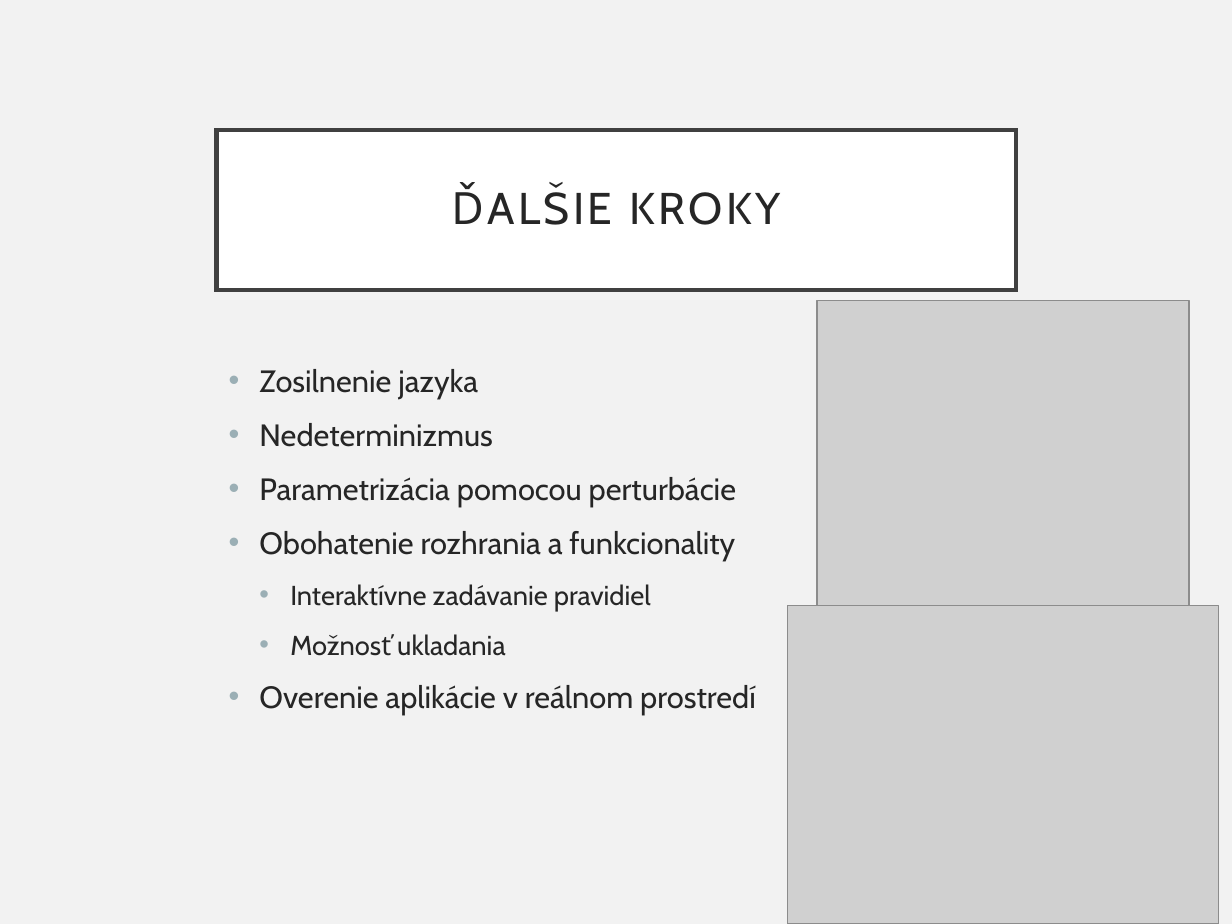
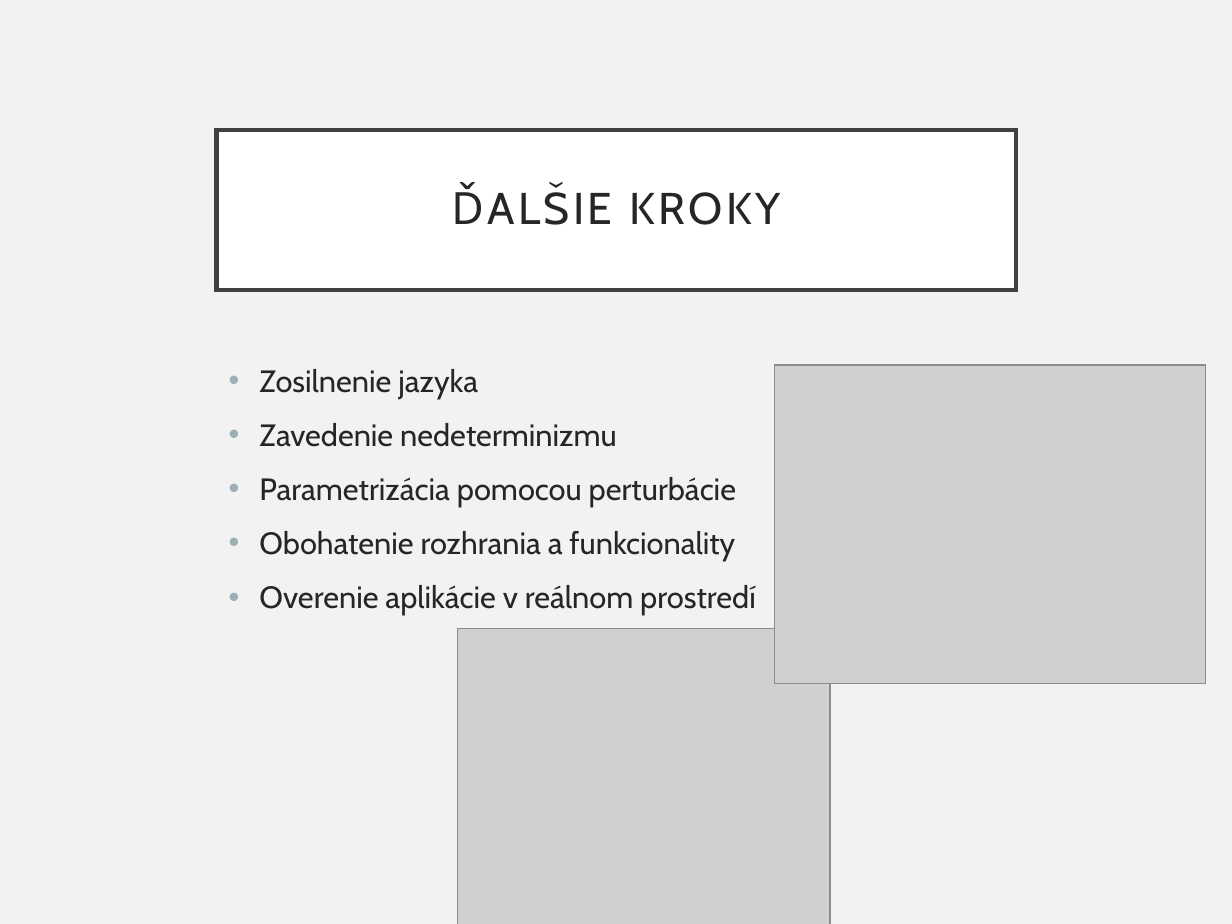
Before and after one commit to NorbertJu/diploma-thesis, a slide deck: slide 7 of literature/L-Sys-Lab_pokrok.pptx. Drawn at 1232x924 pixels with LibreOffice and Linux fonts; fonts in the diff are those of the drawing; grey boxes stand for pictures. Boxes give left, top, right and bottom in pixels: in the first picture for what was removed or moved away, otherwise in the second. Text is boxed around its words. In the diff, an @@ line names an element or a change of style, - is before the commit and + after.

```diff
--- a/literature/L-Sys-Lab_pokrok.pptx
+++ b/literature/L-Sys-Lab_pokrok.pptx
@@ picture: place and size @@
-picture at box(787, 605, 1218, 924)
+picture at box(774, 365, 1205, 684)
@@ text at box(259, 423, 617, 447): text changed @@
-• Nedeterminizmus
+• Zavedenie nedeterminizmu
@@ text at box(290, 584, 651, 656): paragraphs removed @@
-  • Interaktívne zadávanie pravidiel
-  • Možnosť ukladania
@@ picture: place and size @@
-picture at box(817, 301, 1189, 610)
+picture at box(458, 628, 830, 924)
```
Also in this commit, not shown: 1 other slide changed, 1 other file.
